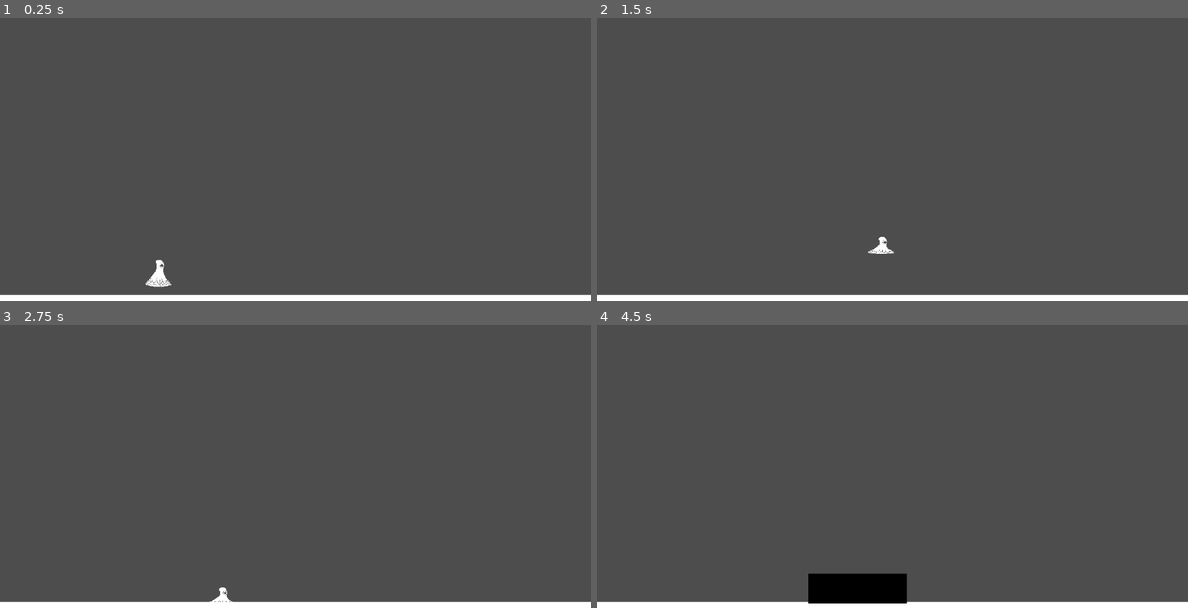
Above: before the commit, frames 1-4 (two rows, left to right).
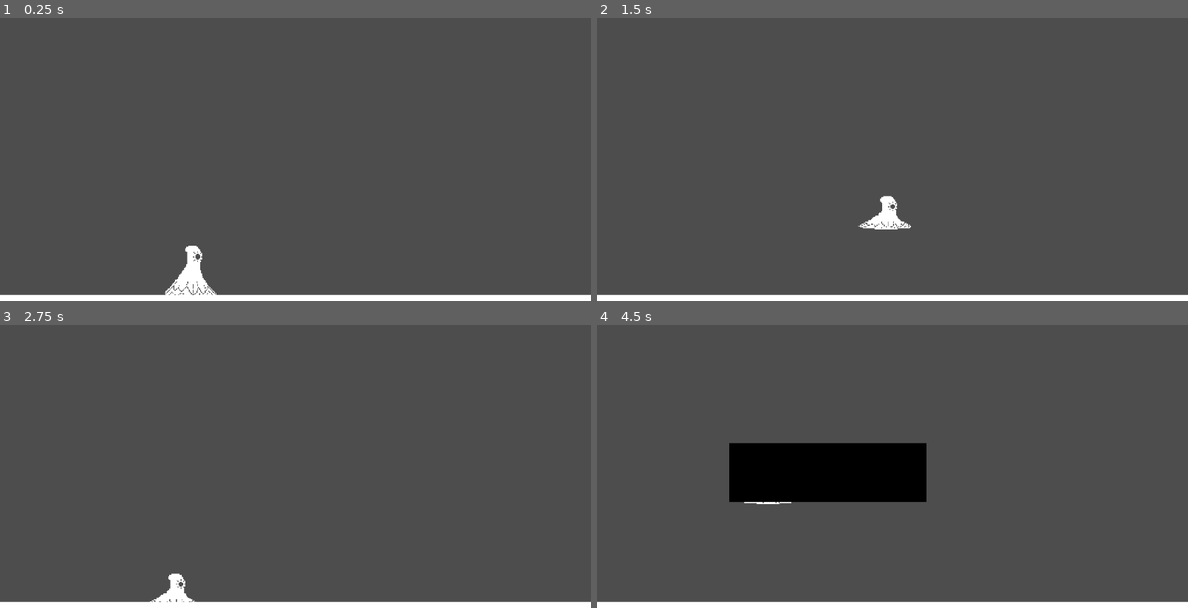
Above: after the commit, the same moments.

Repository: Hospitalguy101/1-bit-game
Game: Godot game, scene res://Scenes/game.tscn
Same seed, same stepped clock (60 frames per second), same inputs: the game is played once before the commit and once after it.
Inputs:
- Up to frame 1 (0.25 s): no input
- Up to frame 2 (1.5 s): hold Right (move_right) 0.53-1.28 s; hold S (crouch) 0.53-1.28 s; tap W (jump) at 0.77, 0.8, 1.07, 1.35 s; hold A (move_left) from 1.28 s (still down)
- Up to frame 3 (2.75 s): tap W (jump) at 1.52, 1.82, 2.3 s; tap S (crouch) at 1.55 s; release A (move_left) at 2.03 s; hold Right (move_right) from 2.03 s (still down); hold S (crouch) from 2.03 s (still down)
- Up to frame 4 (4.5 s): release S (crouch) at 2.78 s; tap V (grab) at 2.85 s; tap W (jump) at 3.02, 3.32, 3.77, 3.8, 4.07 s; tap S (crouch) at 3.05 s; release Right (move_right) at 3.53 s; hold C (heavy_attack) 3.53-4.28 s; hold A (move_left) from 3.53 s (still down); tap Z (light_attack) at 4.35 s

The runs differ from the first frame. In frame 1, 0.9% of the frame differs, in the area x 24-37%, y 80-98%; in frame 2, 0.6%; in frame 3, 0.4%; in frame 4, 8.8%, in the area x 22-56%, y 41-99%.

Commit message:
Changed camera and stage sizes

Diff:
--- a/Characters/BaseCharacter.gd
+++ b/Characters/BaseCharacter.gd
@@ -6,10 +6,10 @@
 @export var max_run_speed = 100.0;
 @export var air_speed = 1500.0;
 @export var max_air_speed = 100.0
+@export var jump_height = 150;
+
 var floored = true;
-
 var hasDoubleJump = false;
-
 var crouching = false
 
 # Get the gravity from the project settings to be synced with RigidBody nodes.
@@ -31,23 +31,23 @@
 	#momvement controls
 	if floored:
 		hasDoubleJump = true;
-		if Input.is_action_pressed("move_left") and get_linear_velocity().x > -1*max_run_speed and !crouching:
-			apply_force(Vector2(-1*run_speed, 0));
+		if Input.is_action_pressed("move_left") and get_linear_velocity().x > -max_run_speed and !crouching:
+			apply_force(Vector2(-run_speed, 0));
 		if Input.is_action_pressed("move_right") and get_linear_velocity().x < max_run_speed and !crouching:
 			apply_force(Vector2(run_speed, 0));
 		if Input.is_action_just_pressed("jump"):
-			set_axis_velocity(Vector2(0, -300));
+			set_axis_velocity(Vector2(0, -jump_height));
 		if Input.is_action_pressed("crouch"):
 			crouching = true
 		if Input.is_action_just_released("crouch"):
 			crouching = false
 	else:
-		if Input.is_action_pressed("move_left") and get_linear_velocity().x > -1*max_air_speed:
-			apply_force(Vector2(-1*air_speed, 0));
+		if Input.is_action_pressed("move_left") and get_linear_velocity().x > -max_air_speed:
+			apply_force(Vector2(-air_speed, 0));
 		if Input.is_action_pressed("move_right") and get_linear_velocity().x < max_air_speed:
 			apply_force(Vector2(air_speed, 0));
 		if Input.is_action_just_pressed("jump") and hasDoubleJump:
-			set_axis_velocity(Vector2(0, -300));
+			set_axis_velocity(Vector2(0, -jump_height));
 			hasDoubleJump = false;
 		if Input.is_action_pressed("crouch"):
 			#fall twice as fast
--- a/Characters/Rin/rin.tscn
+++ b/Characters/Rin/rin.tscn
@@ -125,10 +125,9 @@
 [node name="Rin" groups=["Rin"] instance=ExtResource("1_voviw")]
 gravity_scale = 0.8
 script = ExtResource("2_f2mt2")
-run_speed = 3000.0
-max_run_speed = 200.0
-air_speed = 3000.0
-max_air_speed = 150.0
+run_speed = 1500.0
+max_air_speed = 75.0
+jump_height = 250
 
 [node name="BodyHitbox" parent="." index="0"]
 position = Vector2(0, -1)
--- a/Scenes/game.tscn
+++ b/Scenes/game.tscn
@@ -8,13 +8,13 @@
 [node name="Stage" parent="." instance=ExtResource("1_sphns")]
 
 [node name="Camera" type="Camera2D" parent="."]
-position = Vector2(502, 396)
-zoom = Vector2(3, 3)
+position = Vector2(250, 96)
+zoom = Vector2(6, 6)
 limit_left = 0
 limit_top = 0
-limit_right = 1000
-limit_bottom = 500
+limit_right = 500
+limit_bottom = 150
 
 [node name="Rin" parent="." instance=ExtResource("2_klfh5")]
-position = Vector2(413, 458)
+position = Vector2(216, 124)
 lock_rotation = false
--- a/Scenes/stage.tscn
+++ b/Scenes/stage.tscn
@@ -1,28 +1,28 @@
 [gd_scene load_steps=3 format=3 uid="uid://b7db2uskvgrby"]
 
 [sub_resource type="RectangleShape2D" id="RectangleShape2D_tgbhd"]
-size = Vector2(5, 504)
+size = Vector2(2.5, 152)
 
 [sub_resource type="RectangleShape2D" id="RectangleShape2D_uft8e"]
-size = Vector2(1000, 8)
+size = Vector2(1002, 4)
 
 [node name="Stage" type="Node2D"]
 
 [node name="LeftBorder" type="Line2D" parent="."]
-points = PackedVector2Array(2.5, 500, 2.5, 0)
-width = 5.0
+points = PackedVector2Array(1.25, 150, 1.25, 0)
+width = 2.5
 
 [node name="Area2D" type="Area2D" parent="LeftBorder"]
 
 [node name="StaticBody2D" type="StaticBody2D" parent="LeftBorder"]
 
 [node name="CollisionShape2D" type="CollisionShape2D" parent="LeftBorder/StaticBody2D"]
-position = Vector2(2.5, 252)
+position = Vector2(1.25, 76)
 shape = SubResource("RectangleShape2D_tgbhd")
 
 [node name="RightBorder" type="Line2D" parent="."]
-points = PackedVector2Array(997.5, 500, 997.5, 0)
-width = 5.0
+points = PackedVector2Array(500, 150, 500, 0)
+width = 2.5
 
 [node name="Area2D" type="Area2D" parent="RightBorder"]
 position = Vector2(995, 1)
@@ -30,17 +30,18 @@
 [node name="StaticBody2D" type="StaticBody2D" parent="RightBorder/Area2D"]
 
 [node name="CollisionShape2D" type="CollisionShape2D" parent="RightBorder/Area2D/StaticBody2D"]
-position = Vector2(2.5, 251)
+position = Vector2(-495.141, 74)
 shape = SubResource("RectangleShape2D_tgbhd")
 
 [node name="Floor" type="Line2D" parent="."]
-points = PackedVector2Array(0, 500, 1000, 500)
-width = 8.0
+points = PackedVector2Array(0, 150, 501.25, 150)
+width = 4.0
 
 [node name="Area2D" type="Area2D" parent="Floor"]
 
 [node name="StaticBody2D" type="StaticBody2D" parent="Floor/Area2D" groups=["FloorCollider"]]
 
 [node name="CollisionShape2D" type="CollisionShape2D" parent="Floor/Area2D/StaticBody2D"]
-position = Vector2(500, 500)
+position = Vector2(250.5, 150)
+scale = Vector2(0.5, 1)
 shape = SubResource("RectangleShape2D_uft8e")
